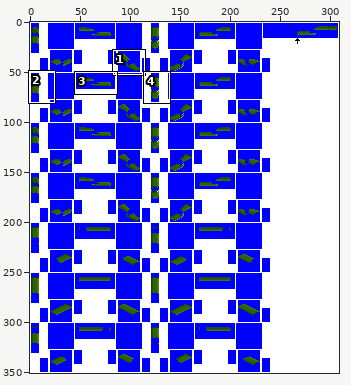
Pixel-art file -- src/trains/e6_series/gfx/e6_series.aseprite. The picture above shows the old version from afar; the outline marks the close-up.
Close-up. Earlier state:
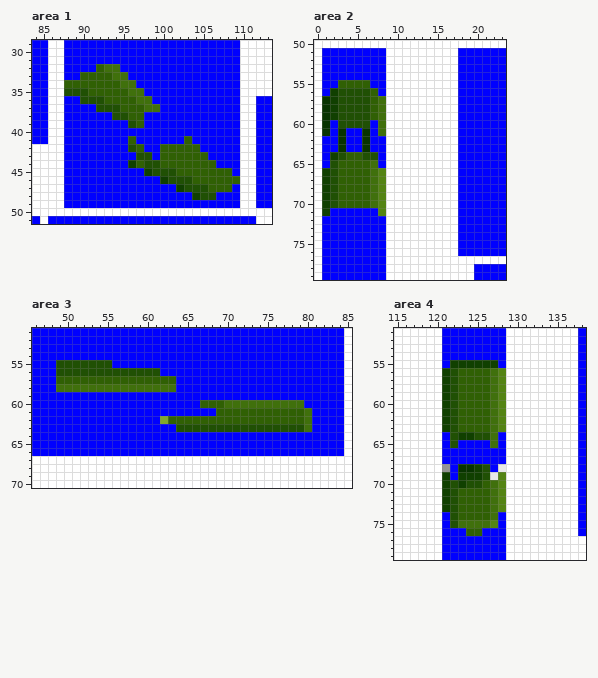
309x351 pixels, 1 frame. Shown: area 1: x 84..113, y 29..51; area 2: x 0..23, y 50..79; area 3: x 46..85, y 51..70; area 4: x 115..138, y 51..79. The commit also changed other parts of the picture, which this record leaves out.
After the commit:
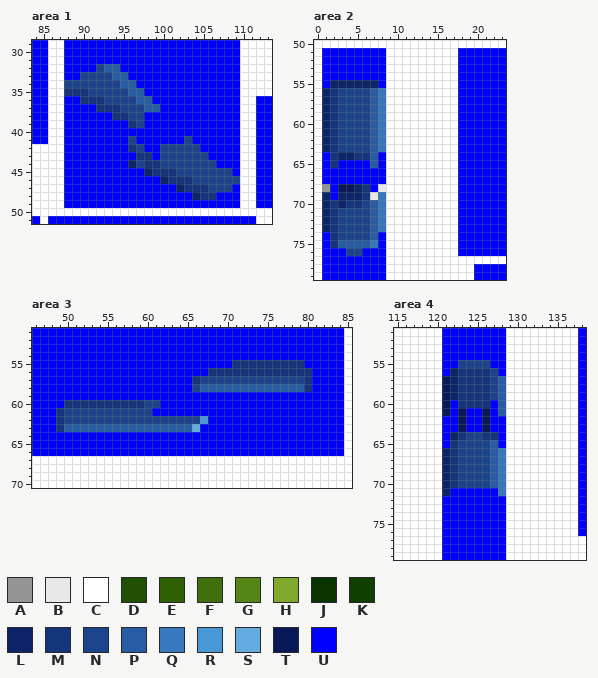
Palette (. is transparent): A #949494  B #e8e8e8  C #ffffff  D #205004  E #306004  F #40700c  G #548414  H #80a82c  J #083400  K #104000  L #0c2468  M #14347c  N #1c448c  P #285ca4  Q #3878bc  R #4898d8  S #64ace0  T #081858  U #0000ff
Diff:
layer "NEW/2cc Blue new" now shown
layer "NEW/2cc Green" now hidden
Area 1:
y 32: x 92..94 EFF -> NPP
y 33: x 90..95 EEEEFF -> NNNNPP
y 34: x 88..96 EEEEEEEFF -> NNNNNNNPP
y 35: x 88..97 DDDEEEEEFF -> MMMNNNNNPP
y 36: x 90..98 DDDEEEEFF -> MMMNNNNPP
y 37: x 92..99 DDDEEEFF -> MMMNNNPP
y 38: x 94..97 DDEE -> MMNN
y 39: x 96..97 DE -> MN
y 41: x 96 E -> N; x 103 E -> N
y 42: x 96..97 DE -> MN; x 100..104 EEEEE -> NNNNN
y 43: x 97..98 DD -> MM; x 100..105 EEEEEE -> NNNNNN
y 44: x 96..106 KEDDEEEEEEE -> LNMMNNNNNNN
y 45: x 98..108 KDDDEEEEEEE -> LMMMNNNNNNN
y 46: x 100..109 KDDDEEEEEE -> LMMMNNNNNN
y 47: x 102..108 KDDDEEE -> LMMMNNN
y 48: x 104..106 KDD -> LMM
Area 2:
y 55: x 2..7 UEEEEU -> LLLLLL
y 56: x 1..8 UKDDDDEU -> LMNNNNPQ
y 57..59: x 1..8 JKDDDDEF -> LMNNNNPQ
y 60: x 1..8 JUDDDDUF -> LMNNNNPQ
y 61: x 1..8 JUJUUJUF -> LMNNNNPQ
y 62..63: x 1..8 UUJUUJUU -> LMNNNNPQ
y 64: x 2..7 KDEEDD -> MLLMMP
y 65: x 2..7 DEEEEF -> MUUUUP
y 66..67: x 1..8 KDEEEEFG -> UUUUUUUU
y 68: x 1..8 KDEEEEFG -> AUTTLMUB
y 69: x 1..8 KDEEEEFG -> LULLLMBQ
y 70: x 1..8 KDEEEEFG -> LMLMMNPQ
y 71: x 1..8 KUUUUUUG -> LMNNNNPQ
y 72..73: x 1..8 UUUUUUUU -> LMNNNNPQ
y 74: x 2..7 UUUUUU -> MNNNNP
y 75: x 2..7 UUUUUU -> MPPPPQ
y 76: x 4..5 UU -> NN
Area 3:
y 55: x 49..55 DDDDDDD -> UUUUUUU; x 71..79 UUUUUUUUU -> MMMMMMMMM
y 56: x 49..61 DDDDDDDDDDDDD -> UUUUUUUUUUUUU; x 68..80 UUUUUUUUUUUUU -> MMMMMMMMMMMMM
y 57: x 49..63 EEEEEEEEEEEEEEE -> UUUUUUUUUUUUUUU; x 66..80 UUUUUUUUUUUUUUU -> MNNNNNNNNNNNNNM
y 58: x 49..63 FFFFFFFFFFFFFFF -> UUUUUUUUUUUUUUU; x 66..80 UUUUUUUUUUUUUUU -> NPPPPPPPPPPPPPM
y 60: x 50..61 UUUUUUUUUUUU -> MMMMMMMMMMNN; x 67..79 EEEFFFFFFFFFF -> UUUUUUUUUUUUU
y 61: x 49..60 UUUUUUUUUUUU -> MNNNNNNNNNNN; x 69..80 EEEEEEEEEEEF -> UUUUUUUUUUUU
y 62: x 49..80 UUUUUUUUUUUUUHEEEEEEEEEEEEEEEEEF -> MNNNNNNNNNNNNNNNNNRUUUUUUUUUUUUU
y 63: x 49..80 UUUUUUUUUUUUUUUDDDDDDDDDDDDDDDDF -> MPPPPPPPPPPPPPPPPSUUUUUUUUUUUUUU
Area 4:
y 55: x 122..127 KKKKKK -> UNNNNU
y 56: x 121..128 KDEEEEFG -> ULMMMMNU
y 57..59: x 121..128 KDEEEEFG -> TLMMMMNP
y 60: x 121..128 KDEEEEFG -> TUMMMMUP
y 61: x 121..128 KDEEEEFG -> TUTUUTUP
y 62..63: x 121..128 KDEEEEFG -> UUTUUTUU
y 64: x 122..127 DKKDDF -> LMNNMM
y 65: x 122..127 DUUUUF -> MNNNNP
y 66..67: x 121..128 UUUUUUUU -> LMNNNNPQ
y 68: x 121..128 AUJJKDUB -> LMNNNNPQ
y 69: x 121..128 KUKKKDBG -> LMNNNNPQ
y 70: x 121..128 KDKDDEFG -> LMNNNNPQ
y 71: x 121..128 KDEEEEFG -> LUUUUUUQ
y 72..73: x 121..128 KDEEEEFG -> UUUUUUUU
y 74: x 122..127 DEEEEF -> UUUUUU
y 75: x 122..127 DFFFFG -> UUUUUU
y 76: x 124..125 EE -> UU
